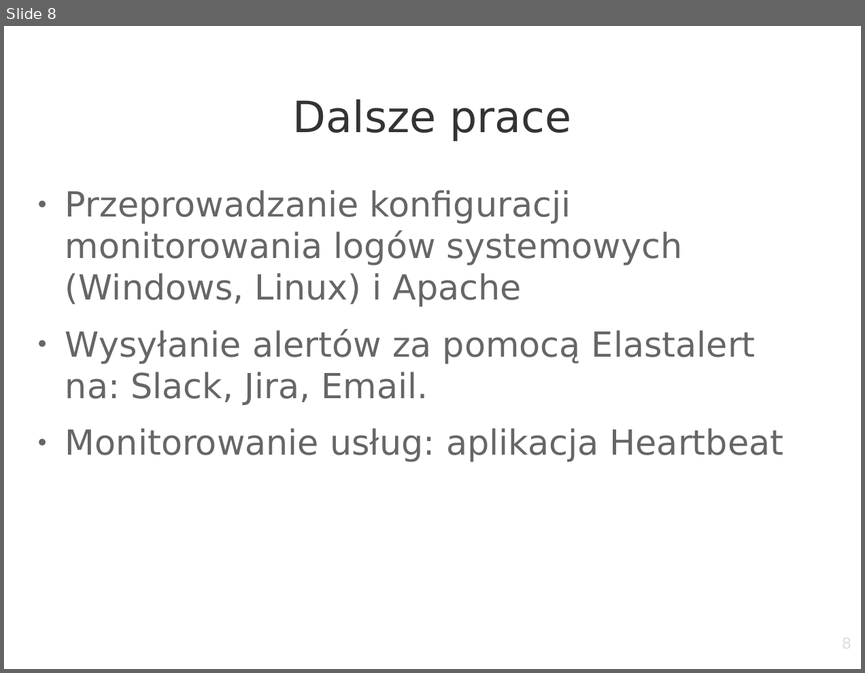
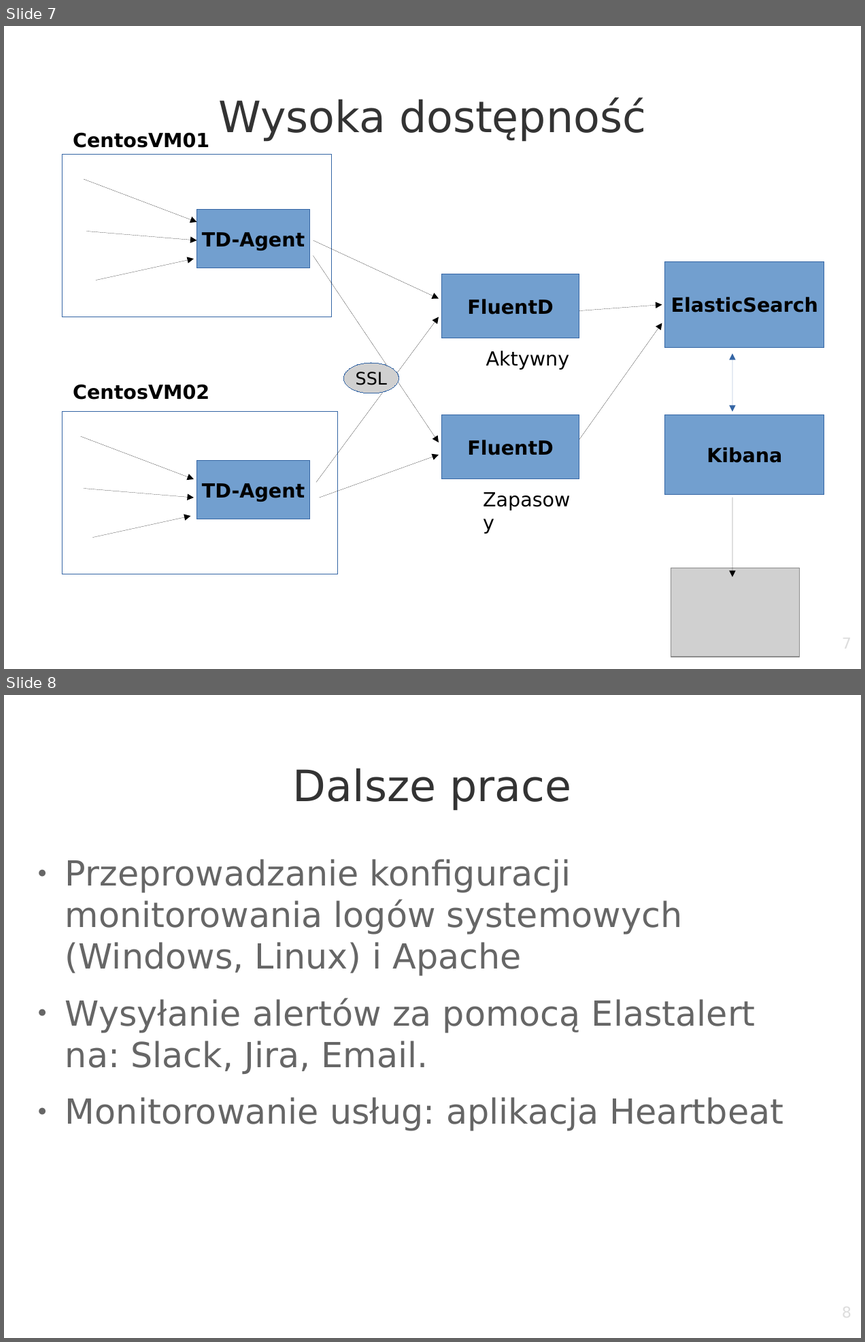
Before and after one commit to szymow/ELK, a slide deck: praca-magisterska.odp. Shown one above the other, each under a label of ours: slide 8 before the commit, slides 7 and 8 after it. The pictures are 865x673 and 865x1342 pixels, drawn with LibreOffice and Linux fonts; fonts in the diff are those of the drawing; grey boxes stand for pictures; background and template pictures are left out. Boxes give left, top, right and bottom in pixels: in the first picture for what was removed or moved away, otherwise in the second. Text is boxed around its words. In the diff, an @@ line names an element or a change of style, - is before the commit and + after.

```diff
--- a/praca-magisterska.odp
+++ b/praca-magisterska.odp
@@ slide 7 added at [4,26,861,669], background picture (left out) @@
@@ title added at [219,97,646,141], 40 pt, text #333333 @@
+Wysoka dostępność
@@ text added at [73,132,209,148], 18 pt, text #000000, bold @@
+CentosVM01
@@ rectangle added at [62,155,331,317], outline #3465A4 0 pt @@
@@ arrow added from (84, 179) to (197, 222), #000000 0 pt @@
@@ rectangle added at [197,210,310,268], fill #729FCF, outline #3465A4 0 pt, 18 pt, text #000000, bold @@
+TD-Agent
@@ arrow added from (86, 231) to (197, 241), #000000 0 pt @@
@@ arrow added from (313, 241) to (439, 298), #000000 0 pt @@
@@ arrow added from (96, 280) to (194, 259), #000000 0 pt @@
@@ arrow added from (313, 255) to (439, 442), #000000 0 pt @@
@@ rectangle added at [665,261,824,347], fill #729FCF, outline #3465A4 0 pt, 18 pt, text #000000, bold @@
+ElasticSearch
@@ rectangle added at [442,274,579,339], fill #729FCF, outline #3465A4 0 pt, 18 pt, text #000000, bold @@
+FluentD
@@ arrow added from (579, 310) to (662, 304), #000000 0 pt @@
@@ arrow added from (317, 482) to (439, 317), #000000 0 pt @@
@@ arrow added from (579, 439) to (662, 323), #000000 0 pt @@
@@ text added at [486,350,569,369], 18 pt, text #000000 @@
+Aktywny
@@ picture added at [344,363,399,393], 16 pt, text #000000 @@
+SSL
@@ double arrow added from (732, 353) to (732, 412), #3465A4 0 pt @@
@@ text added at [73,384,209,399], 18 pt, text #000000, bold @@
+CentosVM02
@@ rectangle added at [62,412,338,574], outline #3465A4 0 pt @@
@@ rectangle added at [442,415,579,480], fill #729FCF, outline #3465A4 0 pt, 18 pt, text #000000, bold @@
+FluentD
@@ rectangle added at [665,415,824,494], fill #729FCF, outline #3465A4 0 pt, 18 pt, text #000000, bold @@
+Kibana
@@ arrow added from (80, 437) to (194, 480), #000000 0 pt @@
@@ rectangle added at [197,461,310,519], fill #729FCF, outline #3465A4 0 pt, 18 pt, text #000000, bold @@
+TD-Agent
@@ arrow added from (320, 497) to (439, 454), #000000 0 pt @@
@@ arrow added from (84, 488) to (194, 497), #000000 0 pt @@
@@ text added at [475,483,583,536], 18 pt, text #000000 @@
+Zapasowy
@@ arrow added from (732, 497) to (732, 577), #000000 0 pt @@
@@ arrow added from (92, 537) to (190, 516), #000000 0 pt @@
@@ picture added at [671,568,800,656] @@
@@ page number added at [653,634,852,669], 14 pt, text #DDDDDD @@
+7
```
Also in this commit, not shown: 2 slides changed, 1 other slide added, 2 slides removed.
